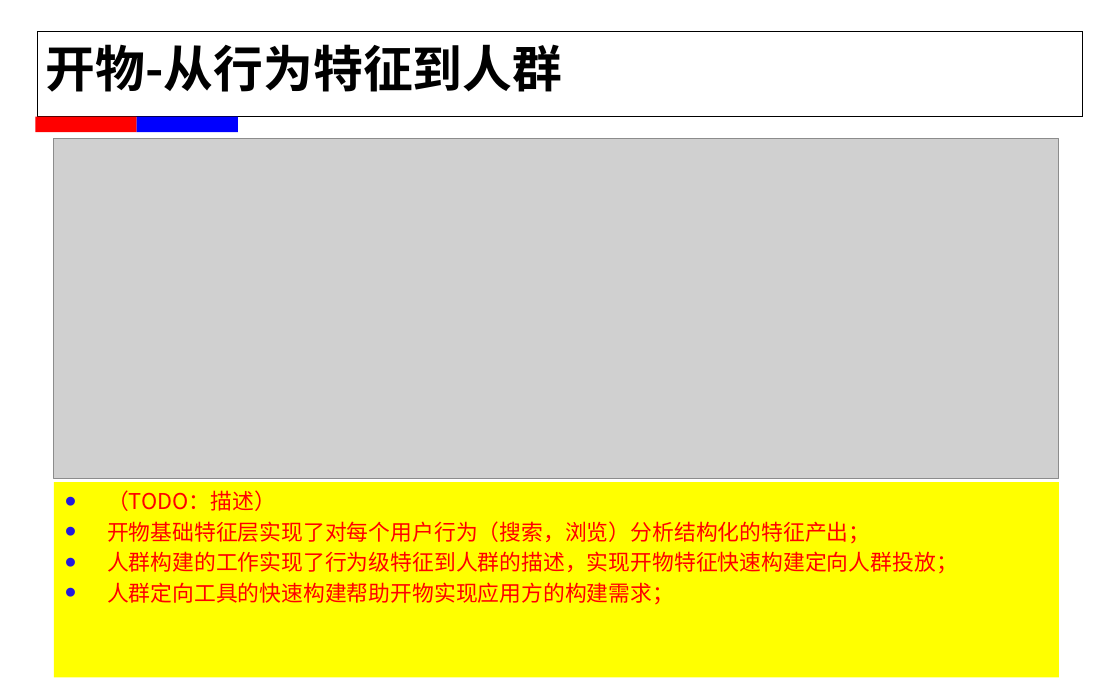
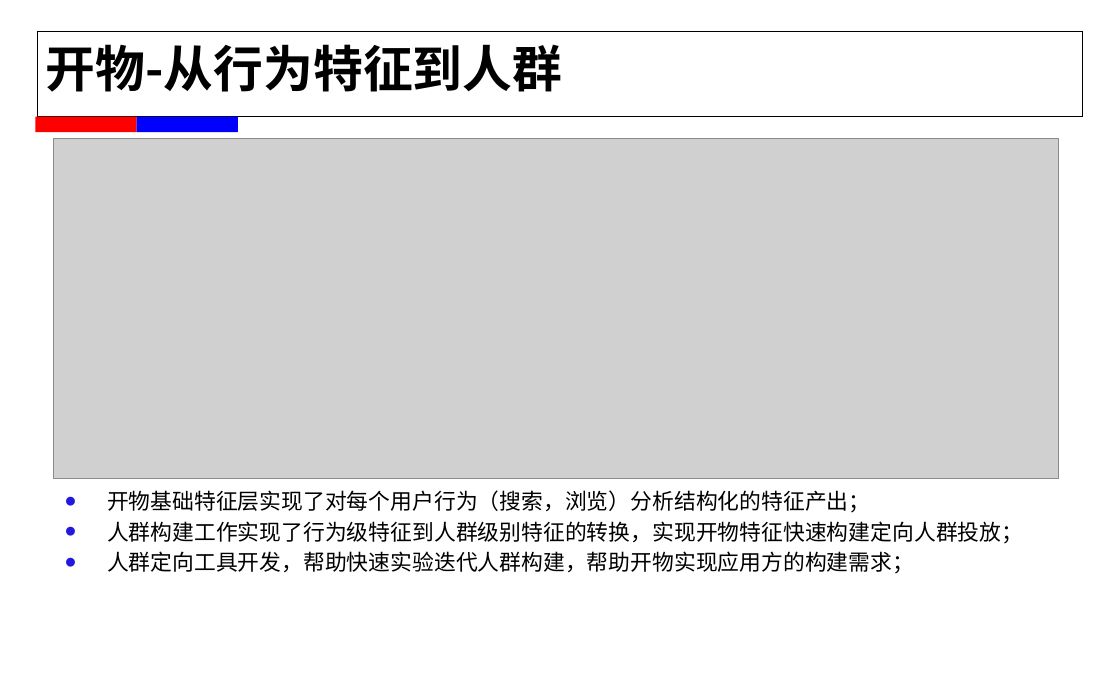
Before and after one commit to alexxyjiang/baidu-tech-report, a slide deck: slide 4 of For T5/蒋学渊_2015年春工作述职.pptx. Drawn at 1120x700 pixels with LibreOffice and Linux fonts; fonts in the diff are those of the drawing; grey boxes stand for pictures; background and template pictures are left out. Boxes give left, top, right and bottom in pixels: in the first picture for what was removed or moved away, otherwise in the second. Text is boxed around its words. In the diff, an @@ line names an element or a change of style, - is before the commit and + after.

```diff
--- a/For T5/蒋学渊_2015年春工作述职.pptx
+++ b/For T5/蒋学渊_2015年春工作述职.pptx
@@ text "开物基础特征层实现了对每个用户行为（搜索，浏览）分析结构化的特征产出；": place and size @@
-text "开物基础特征层实现了对每个用户行为（搜索，浏览）分析结构化的特征产出；" at <box>54,482,1058,676</box>
+text "开物基础特征层实现了对每个用户行为（搜索，浏览）分析结构化的特征产出；" at <box>107,490,1023,574</box>
@@ text "开物基础特征层实现了对每个用户行为（搜索，浏览）分析结构化的特征产出；" at <box>107,490,1023,574</box>: fill #FFFF00 to none @@
@@ text at <box>107,490,276,511</box>: paragraph removed @@
-• （TODO：描述）
@@ text at <box>107,490,871,513</box>: text colour #FF0000 to #000000 in "开物基础特征层实现了对每个用户行为（搜索，浏览）分析结构化的特征产出；" @@
@@ text at <box>107,521,1023,574</box>: text changed; text colour #FF0000 to #000000 @@
-• 人群构建的工作实现了行为级特征到人群的描述，实现开物特征快速构建定向人群投放；
-• 人群定向工具的快速构建帮助开物实现应用方的构建需求；
+• 人群构建工作实现了行为级特征到人群级别特征的转换，实现开物特征快速构建定向人群投放；
+• 人群定向工具开发，帮助快速实验迭代人群构建，帮助开物实现应用方的构建需求；
```
Also in this commit, not shown: 3 other slides changed, 1 slide added, 2 slides removed, 6 other files.
